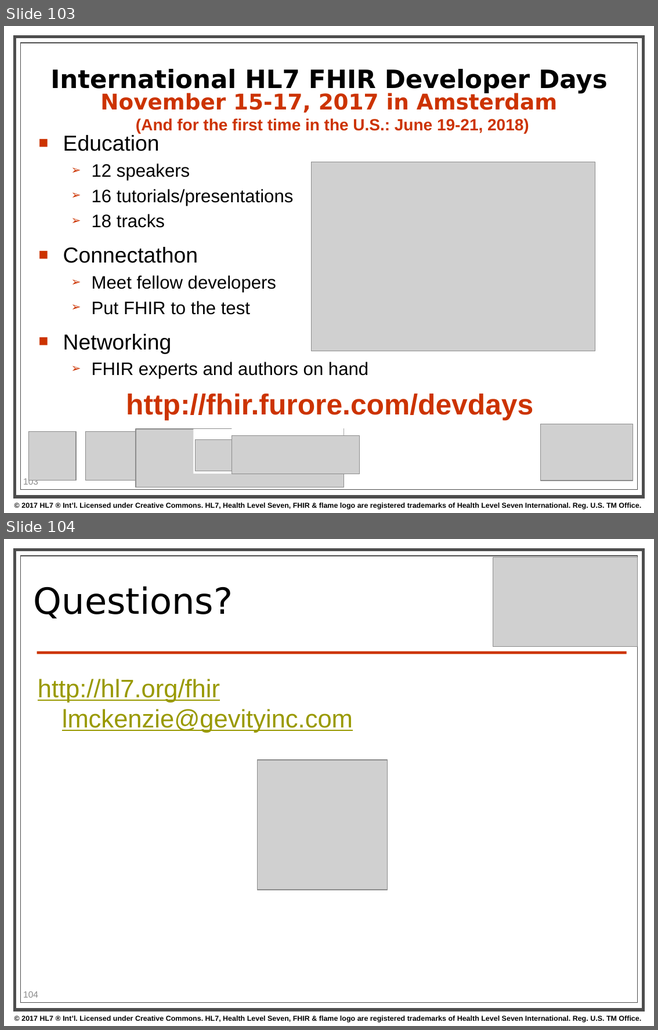
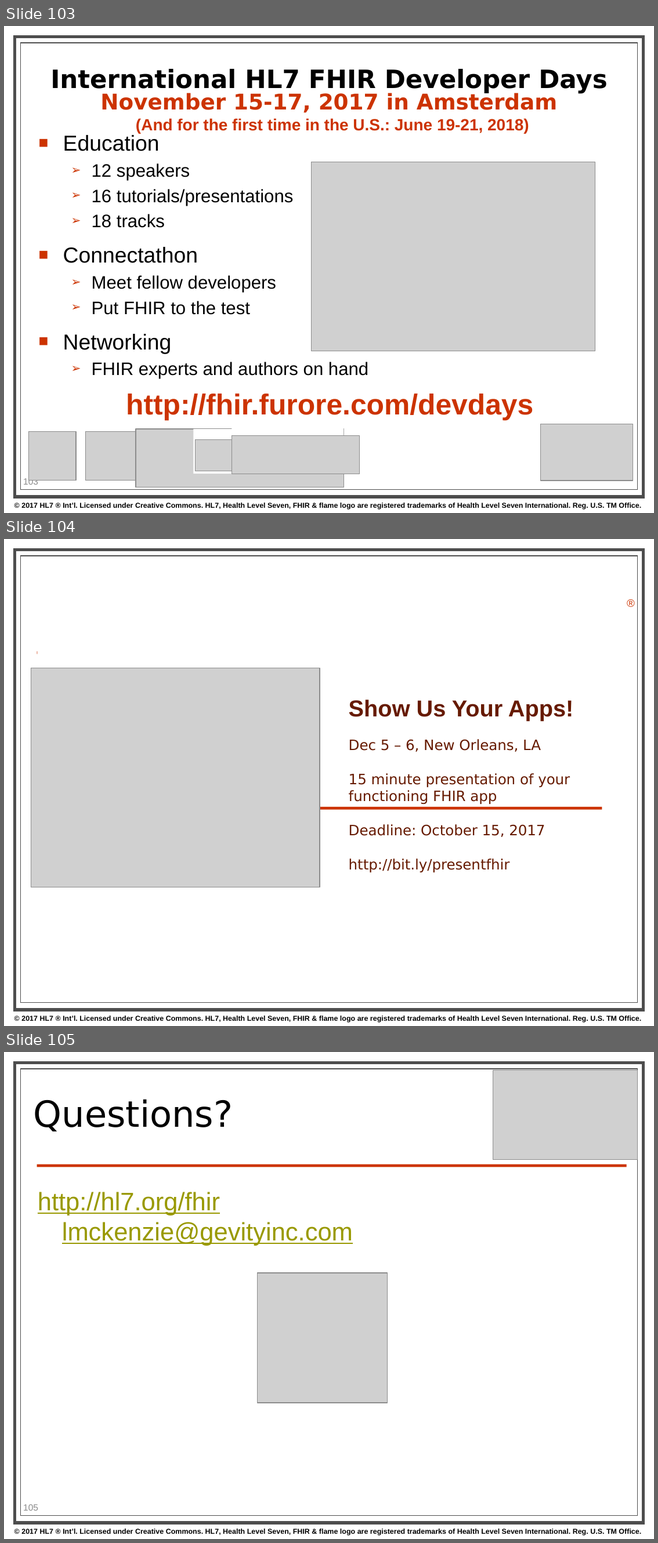
Before and after one commit to FHIR/documents, a slide deck: presentations/2017-09 Webinars/FHIR for Architects.pptx. Shown one above the other, each under a label of ours: slides 103 and 104 before the commit, slides 103, 104 and 105 after it. The pictures are 658x1030 and 658x1543 pixels, drawn with LibreOffice and Linux fonts; fonts in the diff are those of the drawing; grey boxes stand for pictures; background and template pictures are left out. Boxes give left, top, right and bottom in pixels: in the first picture for what was removed or moved away, otherwise in the second. Text is boxed around its words. In the diff, an @@ line names an element or a change of style, - is before the commit and + after.

```diff
--- a/presentations/2017-09 Webinars/FHIR for Architects.pptx
+++ b/presentations/2017-09 Webinars/FHIR for Architects.pptx
@@ slide 104 added at bbox=[4, 539, 654, 1026], background #FFFFFF; not listed: 5 template elements that a slide beside it also shows @@
@@ rectangle added at bbox=[37, 649, 630, 660], fill #FFFFFF @@
@@ picture added at bbox=[31, 668, 320, 888] @@
@@ text added at bbox=[349, 700, 574, 873], 15.8 pt, text #661900 @@
+Show Us Your Apps!
+Dec 5 – 6, New Orleans, LA
+15 minute presentation of your functioning FHIR app
+Deadline: October 15, 2017
+http://bit.ly/presentfhir
@@ line added from (54, 808) to (601, 808), #CC3300 3 pt @@
@@ rectangle added at bbox=[579, 945, 636, 1001], fill #FFFFFF @@
@@ what was slide 104 is now slide 105 @@
@@ page number at bbox=[23, 1504, 38, 1511]: text changed @@
-104
+105
```
Also in this commit, not shown: 1 slide changed, 2 other files.
